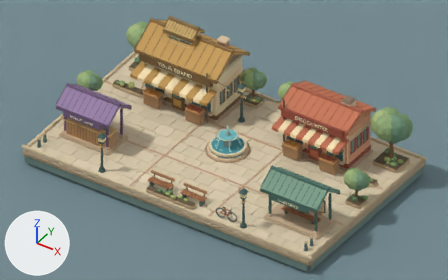
An edit to the Blender file art/Market-square.blend, drawn before and after from the same camera.
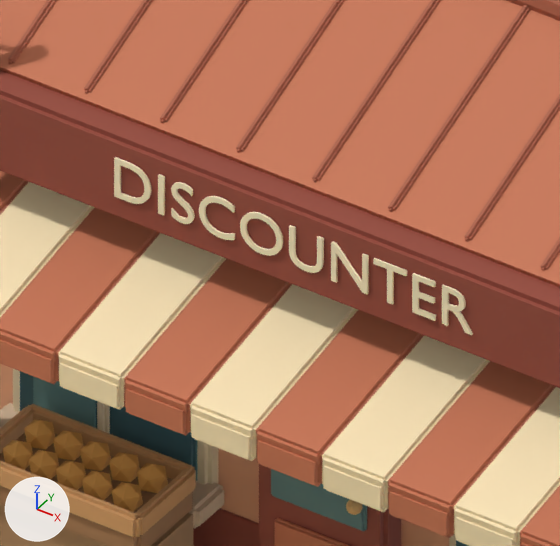
The first picture shows the older version from the file's camera 'Market · East view'. The close-ups show the older and then the newer version on the part from 64% to 75% of the width and 36% to 54% of the height of that picture. Only the edits that show in the close-ups are written down. Lighting does not change. The marker at lower left points along +X, +Y and +Z.

Objects in the first close-up: 'DISCOUNTER', 'canvas stripe.012', 'canvas stripe.013', 'canvas stripe.014', 'canvas stripe.015', 'canvas stripe.016', 'canvas stripe.017', 'canvas stripe.018', 'canvas stripe.019', 'canvas stripe.020', 'folded roof.004', 'shop name board.001' and 47 more.
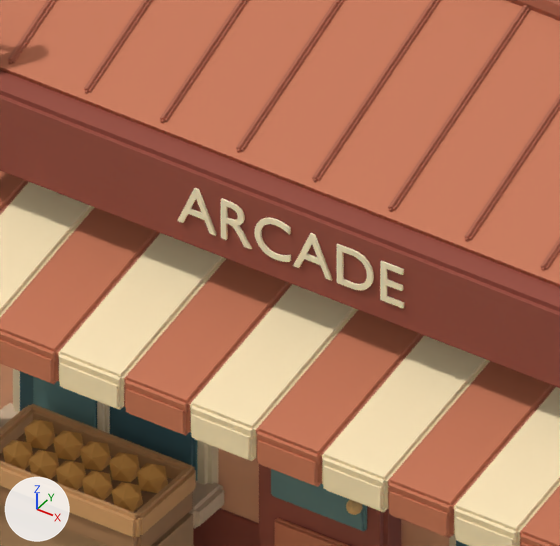
Edits to the bpy script that builds the scene:
```text
Change txt_discounter:
    txt_discounter.body: 'DISCOUNTER' -> 'ARCADE'
```

Changed parts and their boxes (x1, y1, x2, y2) in the close-ups (560 x 546 px):
'DISCOUNTER', text changed: before (114, 157, 473, 335); after (177, 188, 404, 308)
